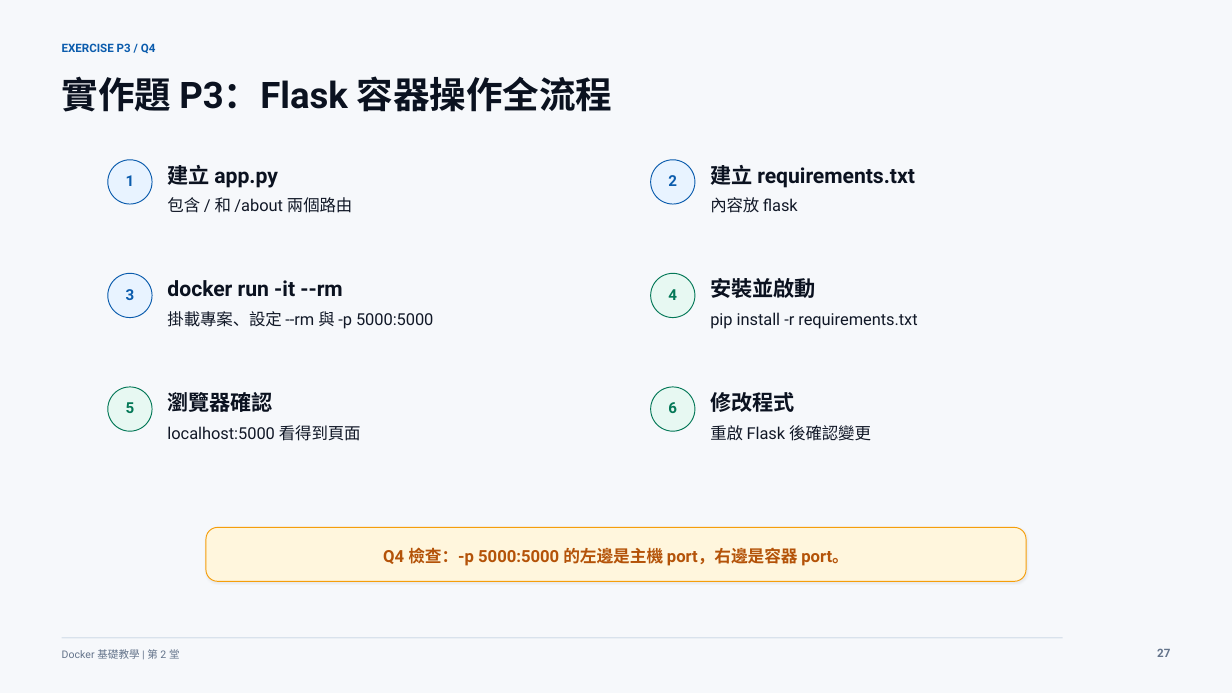
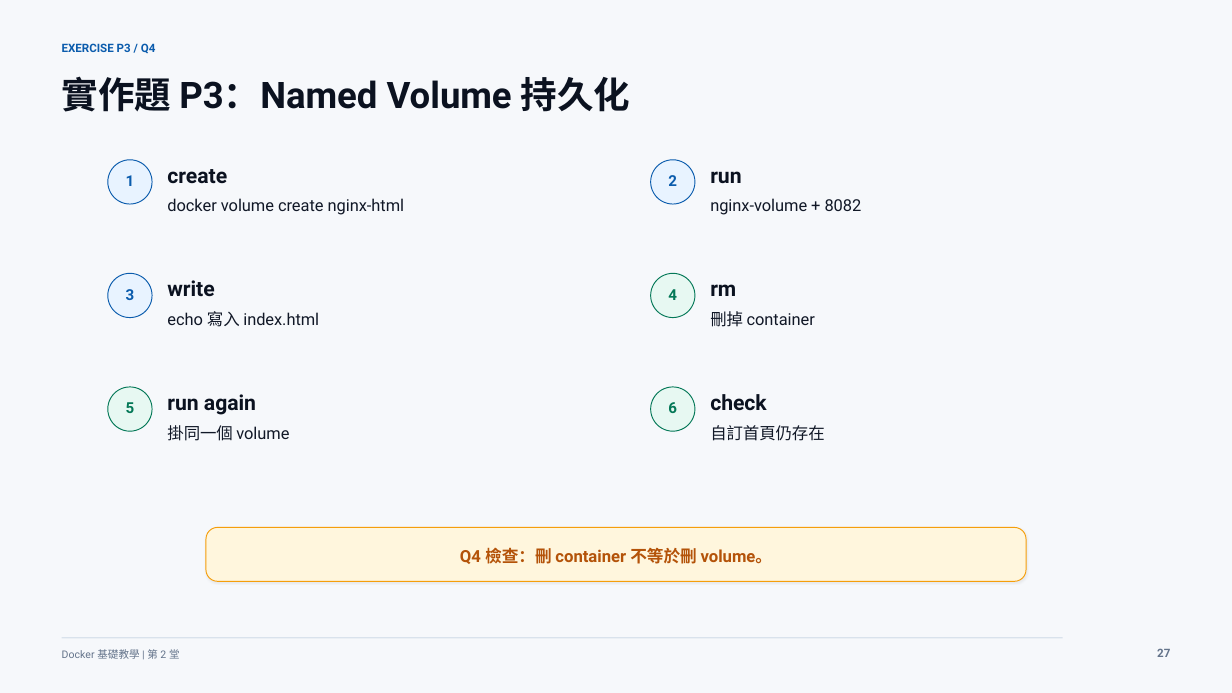
Before and after one commit to lalalalaluk/docker-practice, a slide deck: slide 32 of slides/docker-session2-flask-volume.pptx. Drawn at 1232x693 pixels with LibreOffice and Linux fonts; fonts in the diff are those of the drawing. Boxes give left, top, right and bottom in pixels: in the first picture for what was removed or moved away, otherwise in the second. Text is boxed around its words. In the diff, an @@ line names an element or a change of style, - is before the commit and + after.

```diff
--- a/slides/docker-session2-flask-volume.pptx
+++ b/slides/docker-session2-flask-volume.pptx
@@ text at [62, 76, 631, 112]: text changed @@
-實作題 P3：Flask 容器操作全流程
+實作題 P3：Named Volume 持久化
@@ text at [167, 169, 227, 184]: text changed @@
-建立 app.py
+create
@@ text at [710, 171, 741, 183]: text changed @@
-建立 requirements.txt
+run
@@ text at [167, 198, 405, 215]: text changed @@
-包含 / 和 /about 兩個路由
+docker volume create nginx-html
@@ text at [710, 198, 862, 215]: text changed @@
-內容放 flask
+nginx-volume + 8082
@@ text at [167, 280, 214, 297]: text changed @@
-docker run -it --rm
+write
@@ text at [710, 284, 736, 296]: text changed @@
-安裝並啟動
+rm
@@ text at [167, 311, 319, 327]: text changed @@
-掛載專案、設定 --rm 與 -p 5000:5000
+echo 寫入 index.html
@@ text at [710, 311, 815, 327]: text changed @@
-pip install -r requirements.txt
+刪掉 container
@@ text at [167, 394, 256, 415]: text changed @@
-瀏覽器確認
+run again
@@ text at [710, 394, 767, 411]: text changed @@
-修改程式
+check
@@ text at [167, 425, 289, 441]: text changed @@
-localhost:5000 看得到頁面
+掛同一個 volume
@@ text at [710, 425, 824, 441]: text changed @@
-重啟 Flask 後確認變更
+自訂首頁仍存在
@@ text at [460, 547, 773, 564]: text changed @@
-Q4 檢查：-p 5000:5000 的左邊是主機 port，右邊是容器 port。
+Q4 檢查：刪 container 不等於刪 volume。
```
Also in this commit, not shown: 38 other slides changed, 3 slides added, 3 slides removed, 4 other files.
